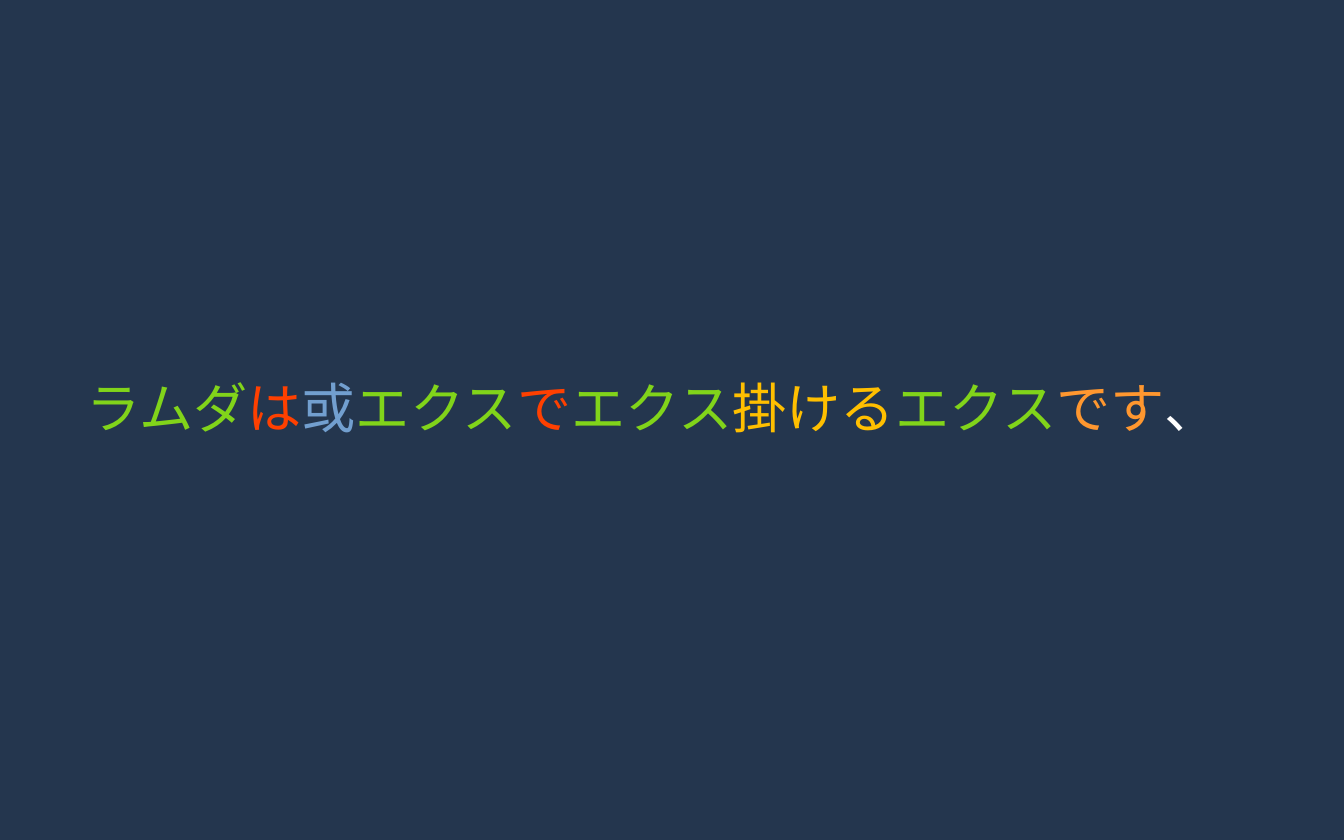
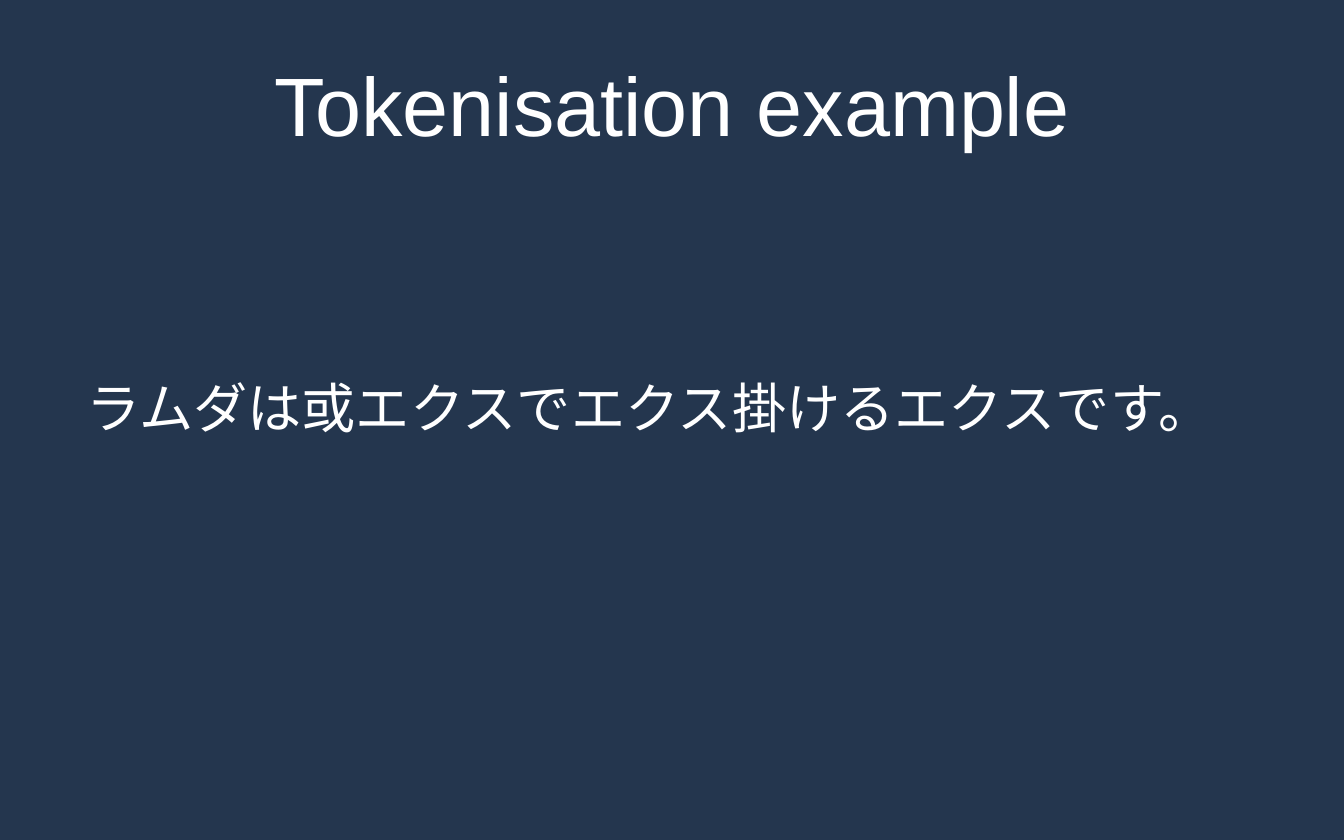
Before and after one commit to MrPicklePinosaur/haku, a slide deck: slide 18 of haku-talk/haku-talk.odp (slide 7 before the commit). Drawn at 1344x840 pixels with LibreOffice and Linux fonts; fonts in the diff are those of the drawing. Boxes give left, top, right and bottom in pixels: in the first picture for what was removed or moved away, otherwise in the second. Text is boxed around its words. In the diff, an @@ line names an element or a change of style, - is before the commit and + after.

```diff
--- a/haku-talk/haku-talk.odp
+++ b/haku-talk/haku-talk.odp
@@ title added at (274, 76, 1070, 151), 48.9 pt, text #FFFFFF @@
+Tokenisation example
@@ subtitle at (86, 382, 1213, 433): text changed; text colour #81D41A to #FFFFFF @@
-ラムダは或エクスでエクス掛けるエクスです、
+ラムダは或エクスでエクス掛けるエクスです。
```
Also in this commit, not shown: 1 other slide changed, 20 slides added, 6 slides removed, 1 other file.
